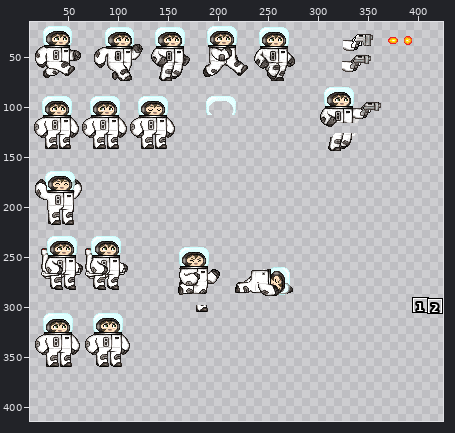
One commit to this sprite sheet: sprites/SheetTinyAstronaut.png. Above, an overview of the earlier version with the close-up marked.
Close-up. Before:
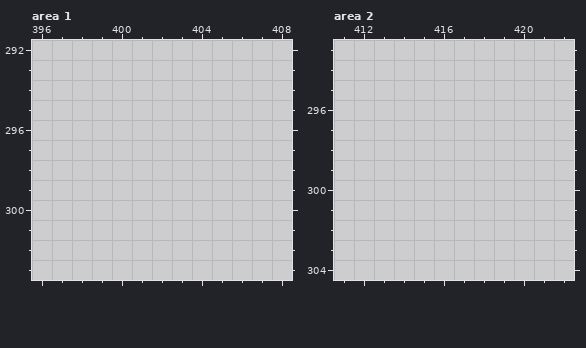
The file is 460x448 pixels. Colours within 5 levels of each other are drawn and written as one. Shown: area 1: x 396..408, y 292..303; area 2: x 411..422, y 293..304. The wide view leaves out empty margins. The commit also changed other parts of the picture, which this record leaves out.
Palette (. is transparent): 
Once edited:
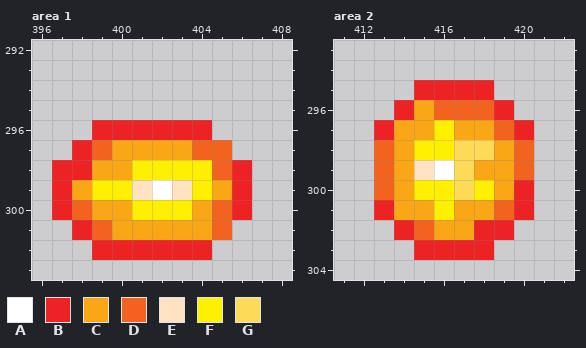
Colours new in this view: A #ffffff  B #ed2225  C #f9a617  D #f36320  E #ffe3c1  F #fff001  G #fddb59
From old to new:
Changed rows in their new state; - is an unchanged pixel.
Area 1:
first column x 397:
296 --BBBBBB--
297 -BDCCCCDD-
298 BBCCFFFFDB
299 BCFFEAEFCB
300 BDCCFFFCDB
301 -BDCCCCCD-
302 --BBBBBB--
Area 2:
first column x 413:
295 --BBBB--
296 -BCDDDB-
297 BCCFCCDB
298 DCFFGGCD
299 DCEAGCCD
300 DCFFGFCB
301 BCCFCCDB
302 -BDCCBB-
303 --BBBB--
Where, in picture pixels (left, top, right, bottom), the same in both close-ups:
added: (52, 120, 252, 260)
added: (374, 80, 534, 260)
